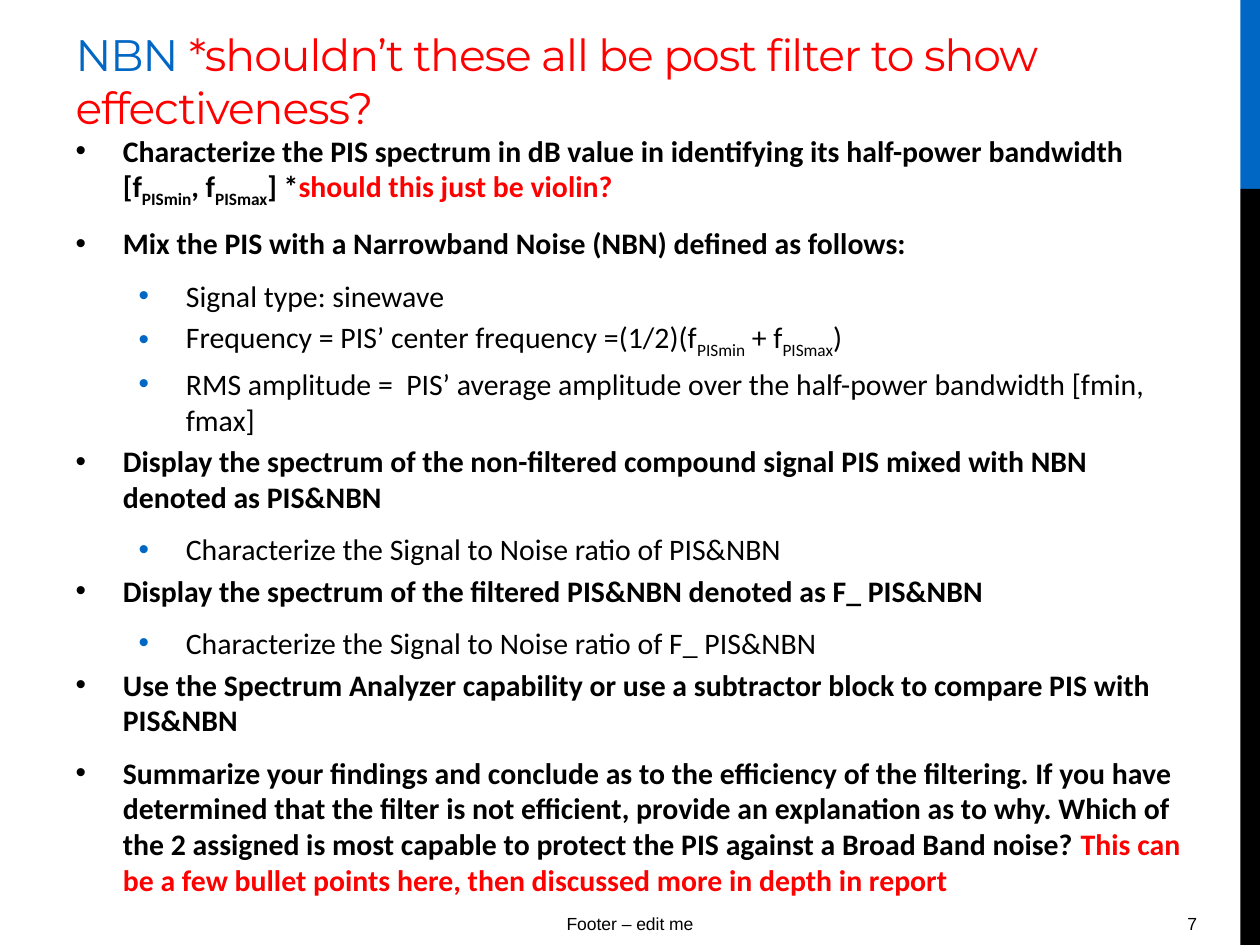
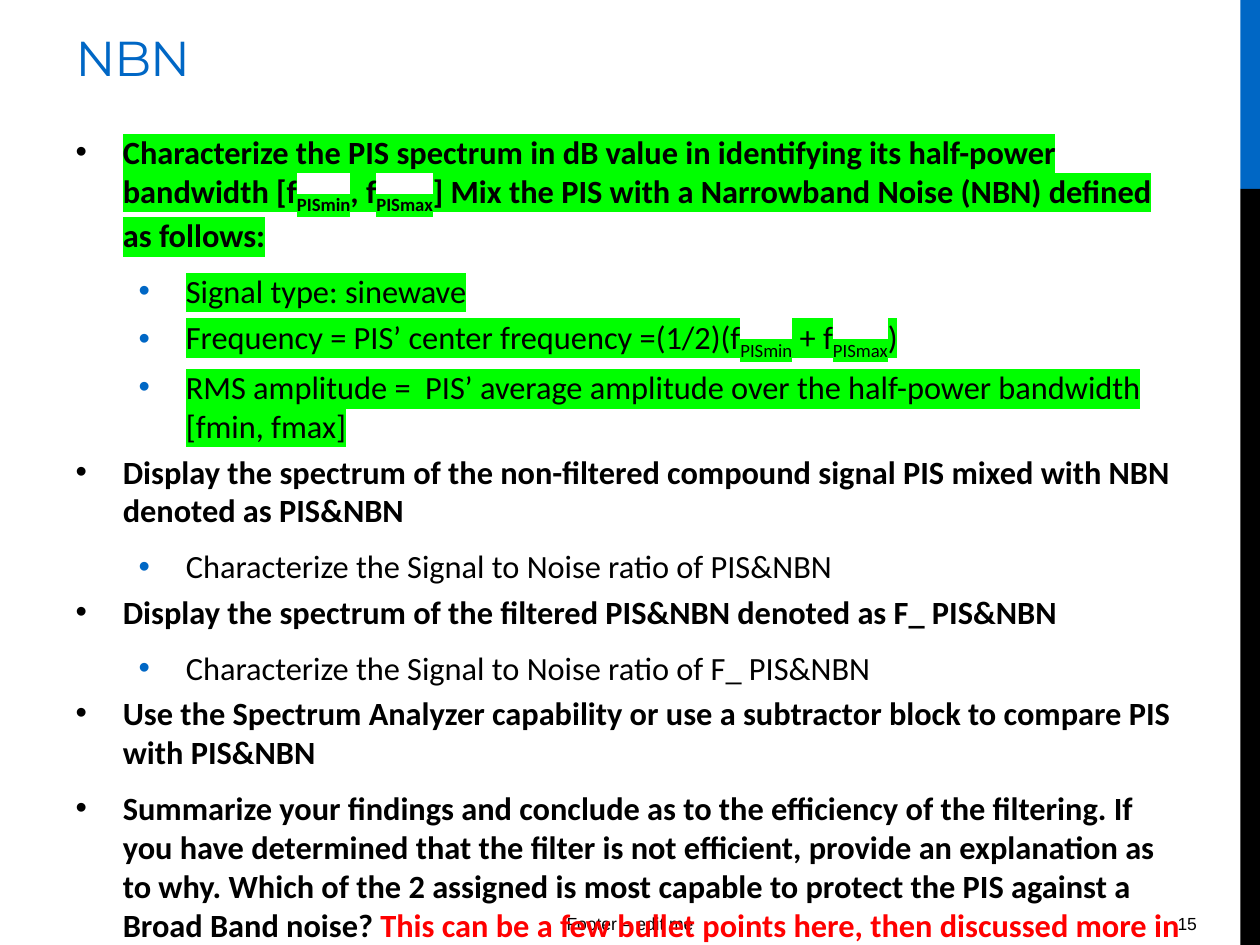
Before and after one commit to ChadwickyN/DSP_Project, a slide deck: slide 15 of FINAl_PRESENTATION.pptx (slide 7 before the commit). Drawn at 1260x945 pixels with LibreOffice and Linux fonts; fonts in the diff are those of the drawing. Boxes give left, top, right and bottom in pixels: in the first picture for what was removed or moved away, otherwise in the second. Text is boxed around its words. In the diff, an @@ line names an element or a change of style, - is before the commit and + after.

```diff
--- a/FINAl_PRESENTATION.pptx
+++ b/FINAl_PRESENTATION.pptx
@@ title at <box>76,41,190,76</box>: text changed; size 25.2 to 28 pt; text colour #FF0000 to #0067C5 @@
-NBN *shouldn’t these all be post filter to show effectiveness?
+NBN
@@ text at <box>123,138,1151,248</box>: text changed; size 17 to 18.5 pt @@
-• Characterize the PIS spectrum in dB value in identifying its half-power bandwidth [fPISmin, fPISmax] *should this just be violin?
-• Mix the PIS with a Narrowband Noise (NBN) defined as follows:
+• Characterize the PIS spectrum in dB value in identifying its half-power bandwidth [fPISmin, fPISmax] Mix the PIS with a Narrowband Noise (NBN) defined as follows:
@@ text at <box>123,280,1170,938</box>: size 17 to 18.5 pt in "Signal type: sinewave", "Frequency = PIS’ center frequency =(1/2)(fPISmin + ...", "RMS amplitude = PIS’ average amplitude over ...", "Display the spectrum of the non-filtered compound ..." and 5 more places; highlight none to #00FF00 in "Signal type: sinewave", "Frequency = PIS’ center frequency =(1/2)(fPISmin + ...", "RMS amplitude = PIS’ average amplitude over ..." @@
@@ page number at <box>1178,918,1197,930</box>: text changed @@
-7
+15
```
Also in this commit, not shown: 1 other slide changed, 12 slides added, 2 slides removed, 1 other file.
